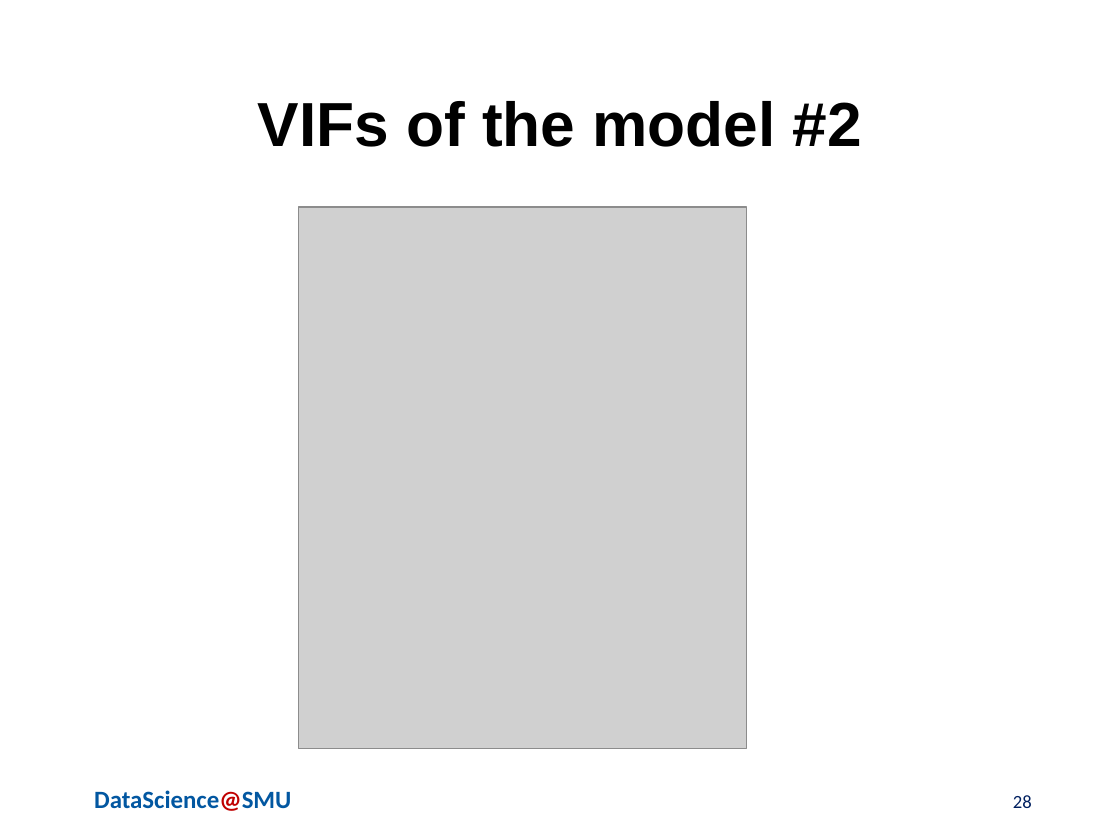
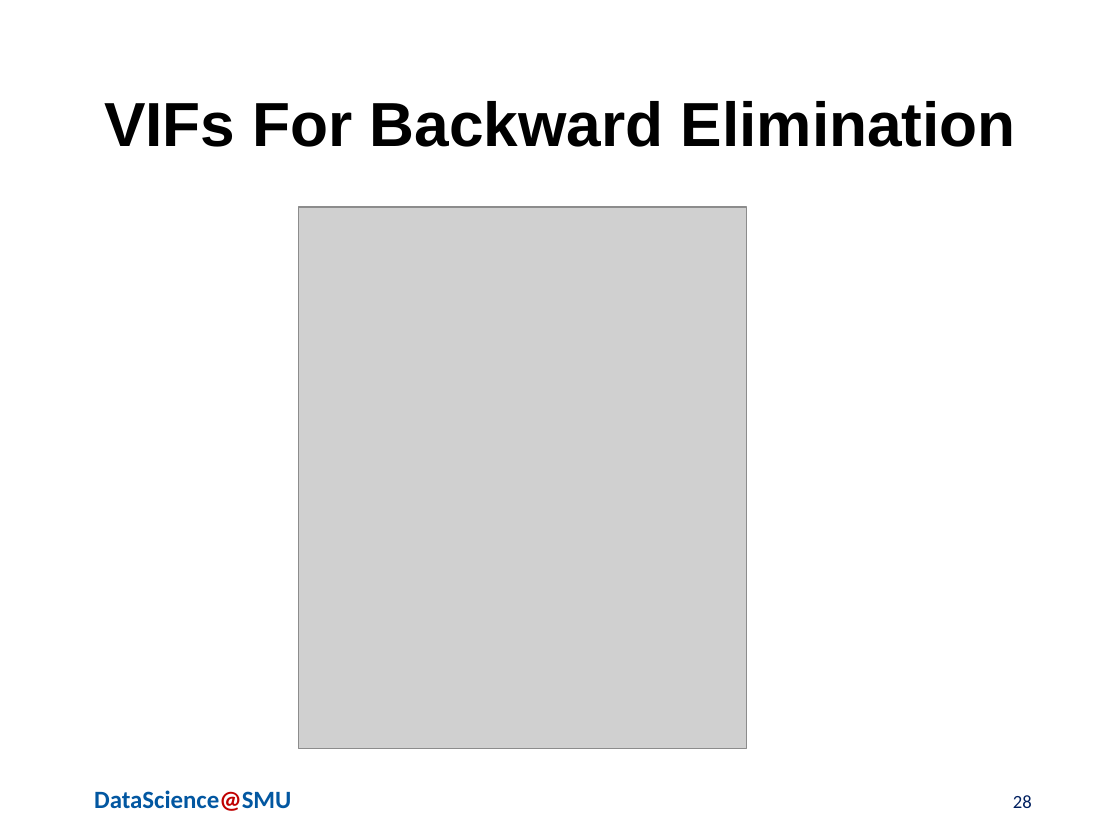
Before and after one commit to chaoshunh/SMU_MSDS, a slide deck: slide 28 of Doing_Data_Science/CaseStudy2/Reports/MSDSPresentationTemplatev0.1_2_2_2_2.pptx. Drawn at 1120x840 pixels with LibreOffice and Linux fonts; fonts in the diff are those of the drawing; grey boxes stand for pictures; background and template pictures are left out. Boxes give left, top, right and bottom in pixels: in the first picture for what was removed or moved away, otherwise in the second. Text is boxed around its words. In the diff, an @@ line names an element or a change of style, - is before the commit and + after.

```diff
--- a/Doing_Data_Science/CaseStudy2/Reports/MSDSPresentationTemplatev0.1_2_2_2_2.pptx
+++ b/Doing_Data_Science/CaseStudy2/Reports/MSDSPresentationTemplatev0.1_2_2_2_2.pptx
@@ title at (x1=104, y1=101, x2=1016, y2=147): text changed @@
-VIFs of the model #2
+VIFs For Backward Elimination
```
Also in this commit, not shown: 9 other slides changed, 3 slides added, 4 slides removed.
